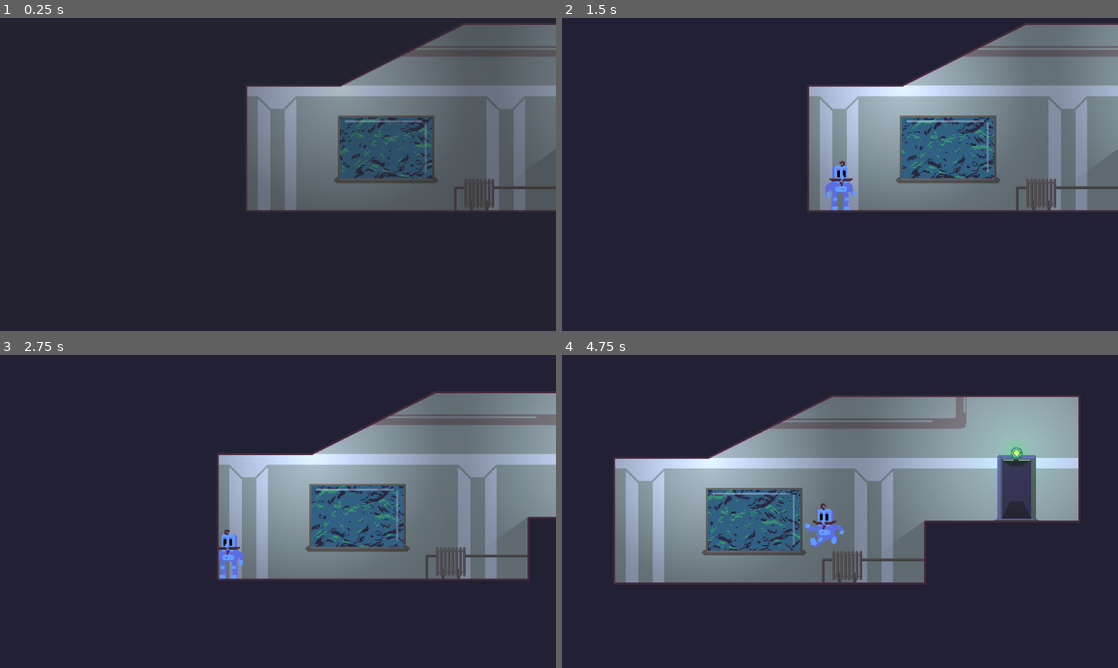
Above: before the commit, frames 1-4 (two rows, left to right).
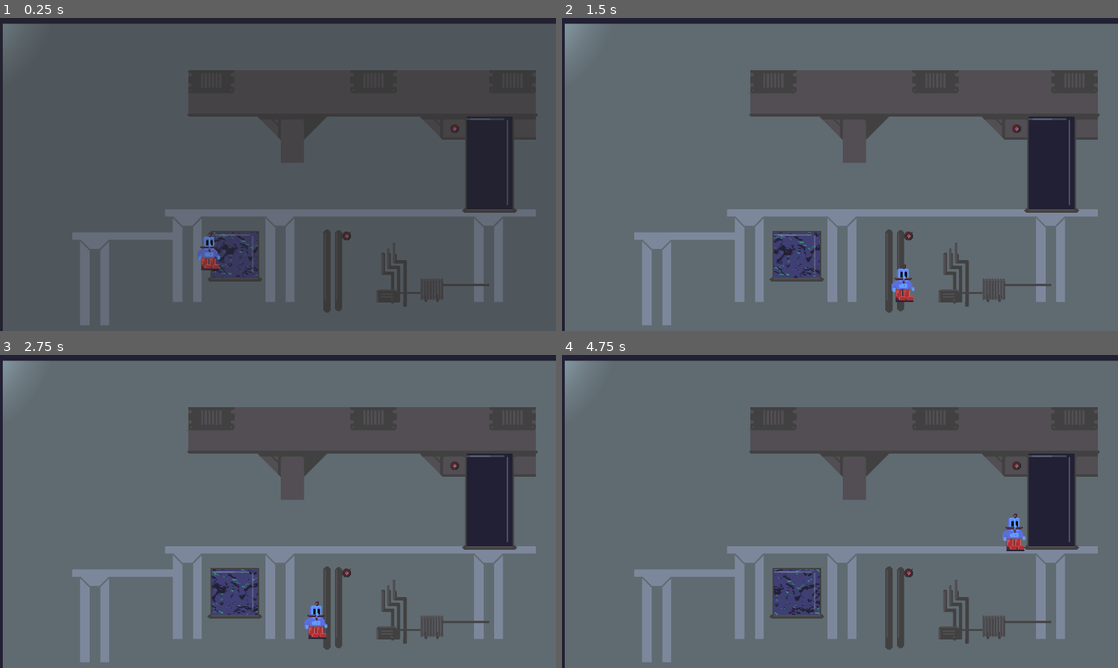
Above: after the commit, the same moments.

Repository: 10Drenth/fresh_boots
Game: Godot game, scene res://game/test_level_custom_physics.tscn
The game is run twice, just before and just after one commit, with the same random seed, the same clock (stepped at 60 frames per second) and the same inputs. Before the commit the project starts from res://levels/level_1.tscn.
Inputs (mouse positions are in pixels of both pictures, inside the frame that each line leads up to):
- Up to frame 1 (0.25 s): no input
- Up to frame 2 (1.5 s): tap Enter (ui_accept) at 0.5, 0.6, 0.77, 1.07 s; move the mouse to (962, 158) at 0.52 s; hold Right (ui_right) from 0.53 s (still down); move the mouse to (728, 190) at 1.27 s; click (728, 190) at 1.35 s
- Up to frame 3 (2.75 s): tap Enter (ui_accept) at 1.52, 1.55, 1.82, 2.1 s; move the mouse to (333, 442) at 2.02 s; release Right (ui_right) at 2.03 s; hold Left (ui_left) from 2.03 s (still down)
- Up to frame 4 (4.75 s): move the mouse to (812, 574) at 2.77 s; release Left (ui_left) at 2.78 s; hold Right (ui_right) 2.78-4.28 s; click (812, 574) at 2.85 s; tap Enter (ui_accept) at 3.02, 3.05, 3.32, 3.6, 3.77, 4.07, 4.52, 4.55 s; move the mouse to (1006, 558) at 3.52 s; move the mouse to (673, 464) at 4.27 s; hold Left (ui_left) from 4.28 s (still down); click (673, 464) at 4.35 s

The runs differ from the first frame. In frame 1, 86% of the frame differs, in the area x 0-100%, y 1-100%; in frame 2, 90%; in frame 3, 90%; in frame 4, 89%.

Commit message:
start v2 auto level geometry detection

Diff:
--- /dev/null
+++ b/bitmasks/base_mask.tres
@@ -0,0 +1,7 @@
+[gd_resource type="BitMap" format=3]
+
+[resource]
+data = {
+"data": PackedByteArray(0, 0, 0, 0, 0, 0, 0, 240, 255, 7, 192, 255, 31, 0, 255, 127, 0, 188, 255, 1, 240, 254, 7, 192, 251, 31, 0, 15, 124, 224, 255, 225, 129, 255, 255, 1, 254, 255, 7, 0, 0, 0, 0, 0, 0, 0, 0, 0, 0),
+"size": Vector2i(26, 15)
+}
--- /dev/null
+++ b/bitmasks/mask_0.tres
@@ -0,0 +1,7 @@
+[gd_resource type="BitMap" format=3]
+
+[resource]
+data = {
+"data": PackedByteArray(0, 0, 0, 0, 0, 0, 0, 0, 0, 0, 0, 0, 0, 0, 0, 0, 0, 64, 0, 0, 0, 1, 0, 0, 4, 0, 0, 240, 3, 0, 0, 30, 0, 0, 0, 0, 0, 0, 0, 0, 0, 0, 0, 0, 0, 0, 0, 0, 0),
+"size": Vector2i(26, 15)
+}
--- /dev/null
+++ b/bitmasks/mask_1.tres
@@ -0,0 +1,7 @@
+[gd_resource type="BitMap" format=3 uid="uid://bdipf2ul2ermp"]
+
+[resource]
+data = {
+"data": PackedByteArray(0, 0, 0, 0, 0, 0, 0, 0, 0, 0, 0, 0, 0, 0, 0, 0, 0, 0, 0, 0, 0, 0, 0, 0, 0, 0, 0, 0, 0, 0, 128, 1, 0, 0, 0, 0, 0, 0, 0, 0, 0, 0, 0, 0, 0, 0, 0, 0, 0),
+"size": Vector2i(26, 15)
+}
--- /dev/null
+++ b/game/level_management/level_shape.tscn
@@ -0,0 +1,13 @@
+[gd_scene load_steps=3 format=3 uid="uid://copw5rock1xy6"]
+
+[ext_resource type="Script" uid="uid://0tcmmxqwlnl3" path="res://game/easthetics/light_occluder_2d.gd" id="1_d5e6m"]
+
+[sub_resource type="OccluderPolygon2D" id="OccluderPolygon2D_svxkk"]
+
+[node name="LevelShape" type="CollisionPolygon2D"]
+build_mode = 1
+polygon = PackedVector2Array(-232, -104, 56, -104, 56, -72, 216, -72, 216, 56, -232, 56)
+
+[node name="LightOccluder2D" type="LightOccluder2D" parent="."]
+occluder = SubResource("OccluderPolygon2D_svxkk")
+script = ExtResource("1_d5e6m")
--- /dev/null
+++ b/game/level_state.gd
@@ -0,0 +1,81 @@
+extends Node2D
+
+var grid_size : Vector2i
+@export var wall_mask : Texture2D
+@export var tile_size := Vector2i(32, 32)
+@export var collission_shape_scene: PackedScene
+
+var state : Dictionary[Vector2i, Tile] = {}
+var shapes : Array[PackedVector2Array]
+
+func _ready() -> void:
+	if $WorldBounds/Walls and not wall_mask:
+		wall_mask = $WorldBounds/Walls.texture
+	if not wall_mask:
+		print("Missing wall mask!, no worldbounds generated")
+		return
+	grid_size = wall_mask.get_size() as Vector2i / tile_size
+	var mask_image : Image = wall_mask.get_image()
+	var mask : BitMap =  BitMap.new()
+	mask.create(grid_size)
+	# mask.create_from_image_alpha(wall_mask.get_image())
+	for x in range(grid_size.x):
+		for y in range(grid_size.y):
+			var tex_probe_pos : Vector2i = tile_size / 2 + tile_size * Vector2i(x, y)
+			var is_transparant: bool = mask_image.get_pixelv(tex_probe_pos).a < 0.7
+			mask.set_bit(x, y, is_transparant)
+			if is_transparant:
+				state[Vector2i(x, y)] = WallTile.new()
+	shapes = mask.opaque_to_polygons(Rect2(Vector2.ZERO, mask.get_size()), 0.1)
+	ResourceSaver.save(mask, "res://bitmasks/base_mask.tres")
+
+	# process shapes
+	var flip : Array[bool] = []
+	flip.resize(shapes.size())
+	flip.fill(true)
+	var j := 0
+	while j < shapes.size():
+		var pgon : PackedVector2Array = Geometry2D.offset_polygon(shapes[j], -0.001)[0]
+		var inner_inverted_mask := BitMap.new()
+		inner_inverted_mask.resize(grid_size)
+		for x in range(grid_size.x):
+			for y in range(grid_size.y):
+				var b : bool = mask.get_bit(x,y)
+				if flip[j]:
+					b = not b
+				b = b and Geometry2D.is_point_in_polygon(Vector2(x, y), pgon)
+				if b:
+					print(Vector2i(x, y))
+				inner_inverted_mask.set_bit(x, y, b)
+		print(inner_inverted_mask.get_true_bit_count())
+		if inner_inverted_mask.get_true_bit_count() > 0:
+
+			ResourceSaver.save(inner_inverted_mask, "res://bitmasks/mask_%s.tres" % j)
+			var new_shapes := inner_inverted_mask.opaque_to_polygons(Rect2(Vector2.ZERO, grid_size), 0.1)
+			print(new_shapes[0])
+			var new_flip : Array[bool] = []
+			new_flip.resize(new_shapes.size())
+			new_flip.fill(not flip[j])
+			shapes.append_array(new_shapes)
+			flip.append_array(new_flip)
+
+		j += 1
+
+
+	for pgon : PackedVector2Array in shapes:
+		for i in range(pgon.size()):
+			pgon[i] = pgon[i] * (tile_size as Vector2)
+		var n : CollisionPolygon2D = collission_shape_scene.instantiate()
+		n.polygon = pgon
+		$WorldBounds.add_child(n)
+
+# func _draw() -> void:
+# 	for p in shapes:
+# 		draw_polygon(p, [Color.RED])
+
+class Tile extends Node2D:
+	var affected_by_gravity := false
+
+class WallTile extends Tile:
+	func _init() -> void:
+		pass
--- a/game/player/player.tscn
+++ b/game/player/player.tscn
@@ -234,7 +234,7 @@
 self_modulate = Color(1, 1, 1, 0.627451)
 z_index = -1
 texture_repeat = 2
-points = PackedVector2Array(0, 0, 101, 17)
+points = PackedVector2Array(0, 0, 103, 19)
 texture = ExtResource("3_dw050")
 texture_mode = 1
 begin_cap_mode = 2
--- /dev/null
+++ b/game/player/player_v2.gd
@@ -0,0 +1,19 @@
+extends CharacterBody2D
+
+const SPEED = 230.0
+const EPSILON = 0.001
+const JUMP_VELOCITY = -360.0
+
+func _physics_process(delta: float) -> void:
+	velocity += get_gravity() * delta
+
+	if Input.is_action_just_pressed("ui_accept") and is_on_floor():
+		velocity.y = JUMP_VELOCITY
+
+	var direction := Input.get_axis("ui_left", "ui_right")
+	if direction:
+		velocity.x = direction * SPEED
+	else:
+		velocity.x = move_toward(velocity.x, 0, SPEED)
+
+	move_and_slide()
--- /dev/null
+++ b/game/test_level_custom_physics.tscn
@@ -0,0 +1,97 @@
+[gd_scene load_steps=16 format=3 uid="uid://c7sxumpq1gncd"]
+
+[ext_resource type="Script" uid="uid://c17cyke7q304" path="res://game/level_state.gd" id="1_t0s0n"]
+[ext_resource type="Texture2D" uid="uid://efe4j8q7e1ab" path="res://levels/level2/lvl2_bg.png" id="2_km77f"]
+[ext_resource type="PackedScene" uid="uid://copw5rock1xy6" path="res://game/level_management/level_shape.tscn" id="2_t0s0n"]
+[ext_resource type="Texture2D" uid="uid://cm20207kdtbkl" path="res://levels/level2/lvl2_walls.png" id="3_t0s0n"]
+[ext_resource type="Shader" uid="uid://d0tb6q35l2jaq" path="res://game/easthetics/space.gdshader" id="4_0udxs"]
+[ext_resource type="Texture2D" uid="uid://5xu64clsoum5" path="res://game/easthetics/sky_noise.tres" id="5_t0s0n"]
+[ext_resource type="Script" uid="uid://yql4lbkxf67a" path="res://game/entities/cam.gd" id="6_mgwqa"]
+[ext_resource type="Script" uid="uid://s08emtdob5be" path="res://game/player/player_v2.gd" id="7_0udxs"]
+[ext_resource type="Texture2D" uid="uid://ubjh27o2y6ns" path="res://game/player/player_shoes.png" id="8_t0s0n"]
+
+[sub_resource type="Gradient" id="Gradient_wi0qq"]
+offsets = PackedFloat32Array(0, 0.0871795, 0.378601, 0.798354, 1)
+colors = PackedColorArray(0.694887, 0.873389, 0.84779, 1, 0.666396, 0.77961, 0.750225, 1, 0.570947, 0.687776, 0.683141, 1, 0.154876, 0.154876, 0.154876, 1, 0, 0, 0, 1)
+
+[sub_resource type="GradientTexture2D" id="GradientTexture2D_km77f"]
+gradient = SubResource("Gradient_wi0qq")
+width = 320
+height = 320
+fill = 1
+fill_from = Vector2(0.5, 0.5)
+fill_to = Vector2(0.8, 0.1)
+metadata/_snap_enabled = true
+
+[sub_resource type="CanvasItemMaterial" id="CanvasItemMaterial_bc678"]
+
+[sub_resource type="ShaderMaterial" id="ShaderMaterial_d381c"]
+shader = ExtResource("4_0udxs")
+shader_parameter/direction = Vector2(0.02, 0.1)
+shader_parameter/speed = 0.1
+shader_parameter/c1 = Color(0.133333, 0.12549, 0.203922, 1)
+shader_parameter/c2 = Color(0.247059, 0.247059, 0.454902, 1)
+shader_parameter/c3 = Color(0.215686, 0.580392, 0.431373, 1)
+
+[sub_resource type="CapsuleShape2D" id="CapsuleShape2D_km77f"]
+radius = 13.0
+height = 50.0
+
+[sub_resource type="AtlasTexture" id="AtlasTexture_svxkk"]
+atlas = ExtResource("8_t0s0n")
+region = Rect2(0, 0, 64, 64)
+
+[node name="TestLevelCustomPhysics" type="Node2D"]
+script = ExtResource("1_t0s0n")
+collission_shape_scene = ExtResource("2_t0s0n")
+
+[node name="PointLight2D2" type="PointLight2D" parent="."]
+position = Vector2(-84, -44)
+shadow_enabled = true
+texture = SubResource("GradientTexture2D_km77f")
+
+[node name="WorldBounds" type="StaticBody2D" parent="."]
+collision_layer = 9
+
+[node name="Walls" type="Sprite2D" parent="WorldBounds"]
+visible = false
+light_mask = 0
+z_index = 6
+material = SubResource("CanvasItemMaterial_bc678")
+texture = ExtResource("3_t0s0n")
+centered = false
+
+[node name="Bg" type="Sprite2D" parent="WorldBounds"]
+self_modulate = Color(0.617455, 0.617455, 0.617455, 1)
+z_index = -3
+material = SubResource("CanvasItemMaterial_bc678")
+texture = ExtResource("2_km77f")
+centered = false
+
+[node name="Sky" type="Sprite2D" parent="WorldBounds"]
+light_mask = 0
+z_index = -5
+texture_repeat = 2
+material = SubResource("ShaderMaterial_d381c")
+position = Vector2(60, 480)
+rotation = -1.5708
+texture = ExtResource("5_t0s0n")
+centered = false
+
+[node name="LevelCam" type="Camera2D" parent="."]
+position = Vector2(380, 208)
+zoom = Vector2(1.5, 1.5)
+script = ExtResource("6_mgwqa")
+
+[node name="CharacterBody2D" type="CharacterBody2D" parent="."]
+position = Vector2(284, 279)
+platform_wall_layers = 8
+script = ExtResource("7_0udxs")
+
+[node name="CollisionShape2D" type="CollisionShape2D" parent="CharacterBody2D"]
+position = Vector2(0, 7)
+shape = SubResource("CapsuleShape2D_km77f")
+
+[node name="Sprite2D" type="Sprite2D" parent="CharacterBody2D"]
+light_mask = 0
+texture = SubResource("AtlasTexture_svxkk")
--- a/levels/level_3.tscn
+++ b/levels/level_3.tscn
@@ -126,7 +126,7 @@
 z_index = -1
 texture_filter = 1
 position = Vector2(-172, -144)
-points = PackedVector2Array(167, 146, 167, 175, 167, 184, 172, 184, 372, 184, 380, 184, 380, 184, 380, 176, 380, 112)
+points = PackedVector2Array(167, 146, 167, 175, 167, 184, 172, 184, 380, 184, 380, 184, 380, 112)
 width = 4.0
 texture = ExtResource("13_q42ux")
 texture_mode = 1
--- a/project.godot
+++ b/project.godot
@@ -11,7 +11,7 @@
 [application]
 
 config/name="silly_gravity"
-run/main_scene="uid://cf0pf7won2of7"
+run/main_scene="uid://c7sxumpq1gncd"
 config/features=PackedStringArray("4.4", "Forward Plus")
 config/icon="res://icon.svg"
 
Binary file added: ase_files/lvl3.aseprite
Binary file added: ase_files/lvl4.aseprite
Binary file added: ase_files/lvl5.aseprite
Not shown, added: game/level_state.gd.uid
Not shown, added: game/player/player_v2.gd.uid
Binary file added: levels/testlevel/level_with_hole.png
Not shown, added: levels/testlevel/level_with_hole.png.import
Not shown, added: .ignore
